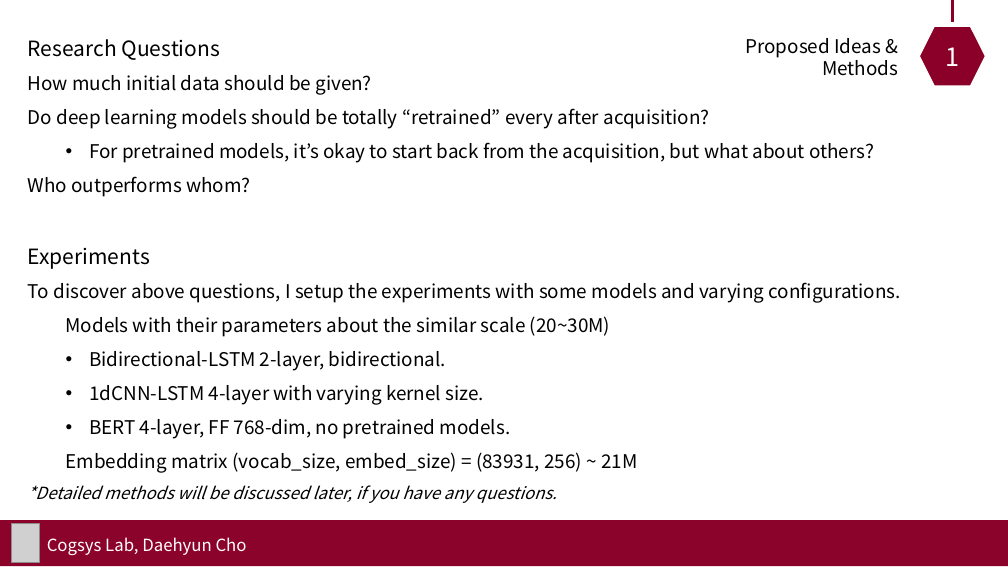
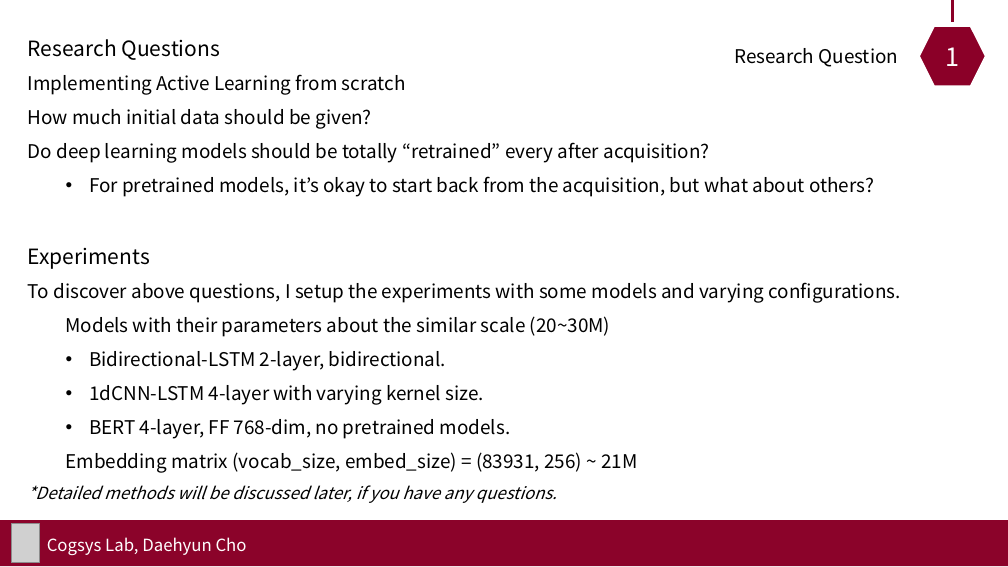
Before and after one commit to 1pha/BayesianActiveLearning, a slide deck: slide 6 of assets/presentations/Final Presentation.pptx. Drawn at 1008x567 pixels with LibreOffice and Linux fonts; fonts in the diff are those of the drawing; grey boxes stand for pictures. Boxes give left, top, right and bottom in pixels: in the first picture for what was removed or moved away, otherwise in the second. Text is boxed around its words. In the diff, an @@ line names an element or a change of style, - is before the commit and + after.

```diff
--- a/assets/presentations/Final Presentation.pptx
+++ b/assets/presentations/Final Presentation.pptx
@@ text at box(734, 48, 899, 67): text changed @@
-Proposed Ideas & Methods
+Research Question
@@ text at box(28, 74, 406, 95): paragraph added @@
+Implementing Active Learning from scratch
@@ text at box(28, 176, 250, 197): paragraph removed @@
-Who outperforms whom?
```
Also in this commit, not shown: 3 other slides changed, 17 slides added, 7 other files.
